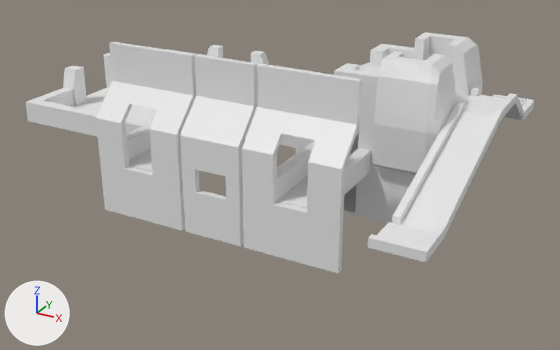
Two versions of the FBX model Assets/Meshes/Scenery/Lockout.fbx, one commit apart.
Both versions are drawn from a camera (50 mm lens) standing at (22.35, -30.28, 12.75) and looking at (7.1, -2.56, -1.12). The axes (+X, +Y, +Z) are drawn at lower left. The lights are the same throughout. Where no turn or scale is listed for an object, it has been applied to the vertices.

The scene before the commit, as lines of its bpy script (objects in view):
```python
me_cube_022 = bpy.data.meshes.new('Cube.022')
me_cube_022.from_pydata(...)  # 16 vertices, 14 faces; spans x -1.17..0.81, y -0.15..1.14, z -0.16..0.55
me_cube_058 = bpy.data.meshes.new('Cube.058')
me_cube_058.from_pydata(...)  # 16 vertices, 14 faces; spans x -1.17..0.82, y -1.13..0.15, z -0.36..0.37
me_cube_061 = bpy.data.meshes.new('Cube.061')
me_cube_061.from_pydata(...)  # 56 vertices, 58 faces; spans x -2.03..2.03, y -0.74..0.74, z -4.36..2.67
ob_corneredge_002 = bpy.data.objects.new('CornerEdge.002', me_cube_022)
ob_corneredge_002.location = (10.93, 0.99, 3.56)
ob_corneredge_003 = bpy.data.objects.new('CornerEdge.003', me_cube_058)
ob_corneredge_003.location = (10.93, -1.79, 3.75)
ob_wall_003 = bpy.data.objects.new('Wall.003', me_cube_061)
ob_wall_003.location = (10.23, -6.75, 2.26)
# also in view: 'CornerEdge.005' at (13.07, -2.28, 2.68); 'MiddleGround.001' at (-0.37, -0.45, 0.09); 'Wall.000' at (10.87, -0.4, 0.68); 'Edge.025' at (9.25, -5.09, 0.58); 'Wall.002' at (6.72, -6.74, 1.42)
```
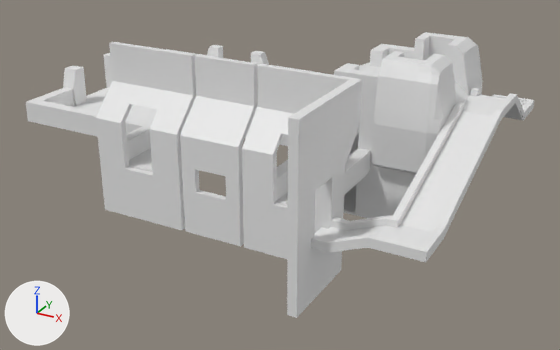
Where the change shows, as pixel boxes (x1, y1, x2, y2) in the pictures (560 x 350 px):
'Wall.003', reshaped (21% taller)
    before: (242, 64, 362, 273)
    after: (242, 64, 362, 318)
'Edge.026', added
    after: (311, 215, 400, 250)
'Bridge.016', added
    after: (311, 225, 386, 252)
part 1 of me_cube_061, built on
    before: (306, 74, 362, 273)
    after: (287, 74, 362, 318)
'Edge.025', unchanged, covered by the edit
    before: (276, 140, 316, 201)
    after: (276, 160, 288, 201)

Patch to the scene script:
```diff
--- a/Assets/Meshes/Scenery/Lockout.fbx.py
+++ b/Assets/Meshes/Scenery/Lockout.fbx.py
@@ me_cube_061 @@
 # used by ob_wall_003; location = (10.23, -6.75, 2.26)
-me_cube_061.from_pydata(...)  # 56 vertices, 58 faces; spans x -2.03..2.03, y -0.74..0.74, z -4.36..2.67
+me_cube_061.from_pydata(...)  # 140 vertices, 146 faces; spans x -2.03..2.03, y -4.04..0.74, z -4.36..2.67
+# me_cube_061 part 1
+# 14 faces are deleted
+# 16 vertices are added at x 1.67..2.03, y -4.04..-1.57, z -4.36..2.67
+# 14 new vertices lie (0.96, 0.0, 0.0) away from vertices in x 0.71, y -0.74..0.74, z -4.36..2.67
+# 14 new vertices lie (0.0, -0.77, 0.0) away from vertices in x 1.67..2.03, y -0.47..0.74, z -4.36..2.67
+# 7 new vertices lie (0.0, -0.78, 0.0) away from vertices in x 1.67..2.03, y -0.74..0.14, z -4.36..0.45
+# 11 new vertices lie (0.0, -1.54, 0.0) away from vertices in x 1.67, y -1.52..-0.03, z -4.36..2.67
+# 10 new vertices lie (0.0, -0.98, 0.0) away from vertices in x 1.67, y -3.06..-1.57, z -4.36..2.67
+# 7 new vertices lie (0.36, 0.0, 0.0) away from vertices in x 1.67, y -4.04..-1.57, z -4.36..2.67
+# 5 new vertices lie (0.0, 0.0, -1.45) away from vertices in x 1.67..2.03, y -4.04..-1.57, z 2.53
+# 102 new faces join them
@@ me_cube_071 @@
+me_cube_071.from_pydata(...)  # 28 vertices, 24 faces; spans x -0.85..1.55, y -0.27..1.54, z -0.99..-0.18
@@ me_cube_070 @@
+me_cube_070.from_pydata([(1.18, 0.87, 0.06), (-0.21, 0.87, -0.49), (1.18, 0.87, -0.05), (-0.21, 0.87, -0.6), (1.18, -0.95, 0.06), (-0.21, -0.95, -0.49), (1.18, -0.95, -0.05), (-0.21, -0.95, -0.6), (-0.83, 0.87, -0.49), (-0.83, 0.87, -0.6), (-0.83, -0.95, -0.49), (-0.83, -0.95, -0.6)], [], [(2, 0, 4, 6), (5, 7, 6, 4), (3, 7, 11, 9), (3, 2, 6, 7), (0, 1, 5, 4), (0, 2, 3, 1), (8, 9, 11, 10), (5, 1, 8, 10), (7, 5, 10, 11), (1, 3, 9, 8)])
+me_cube_070.materials.append(mat_material)  # white #e7e7e7
@@ ob_edge_026 @@
+ob_edge_026 = bpy.data.objects.new('Edge.026', me_cube_071)
+ob_edge_026.location = (13.12, -9.53, 1.19)
@@ ob_bridge_016 @@
+ob_bridge_016 = bpy.data.objects.new('Bridge.016', me_cube_070)
+ob_bridge_016.location = (13.1, -8.86, 0.69)
```
